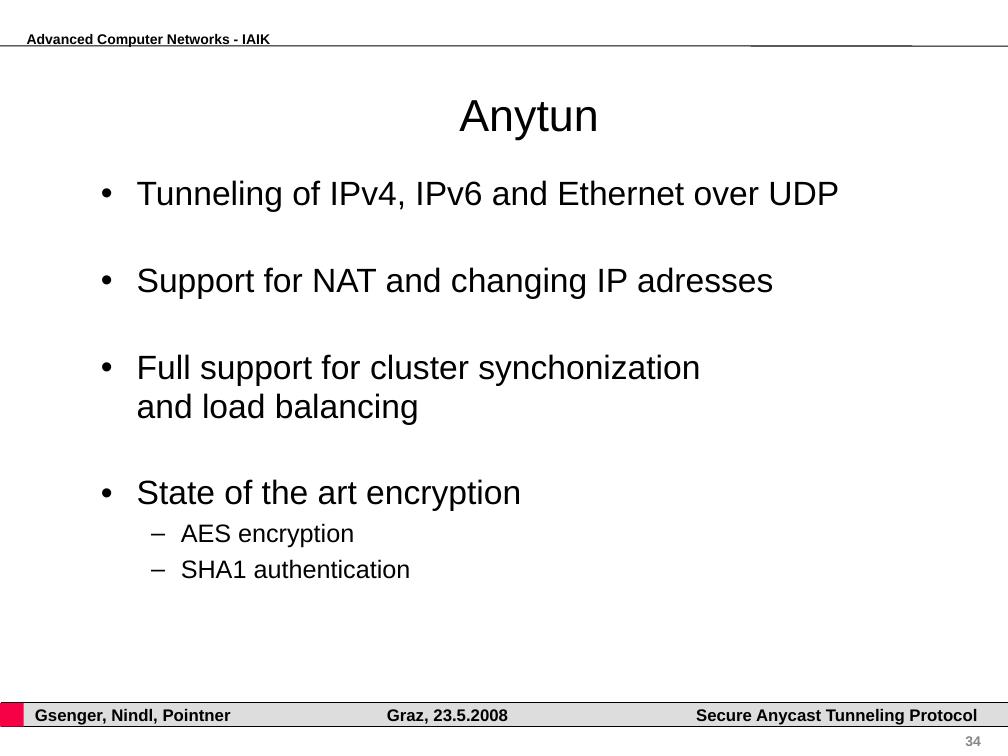
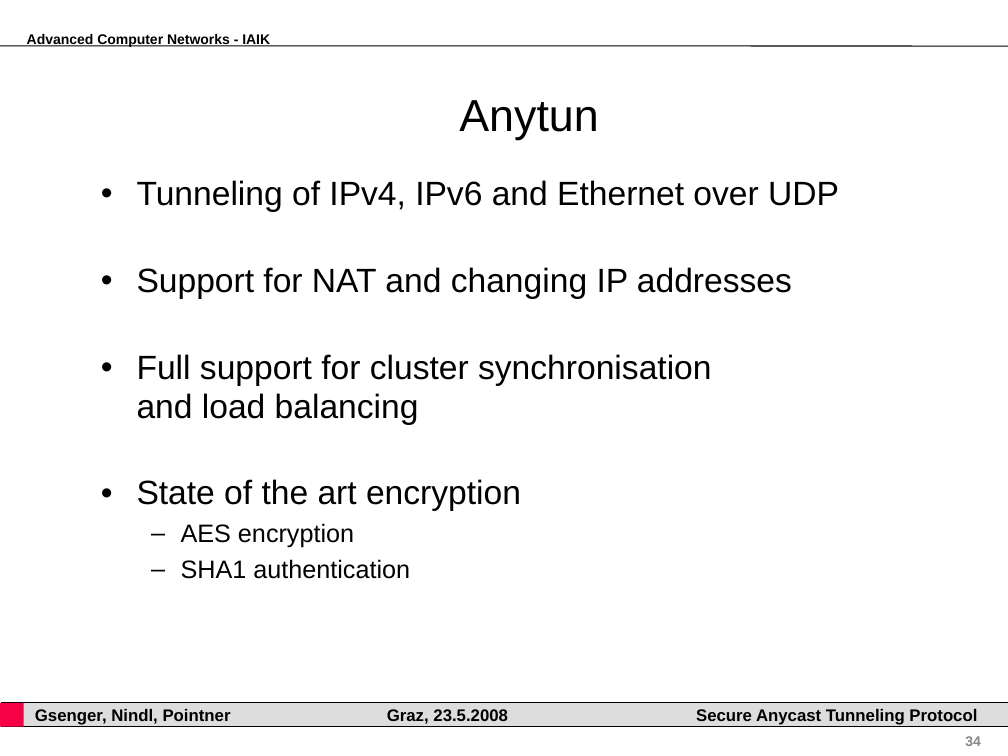
Before and after one commit to pyhedgehog/anytun, a slide deck: slide 34 of papers/acn.ppt. Drawn at 1008x756 pixels with LibreOffice and Linux fonts; fonts in the diff are those of the drawing; background and template pictures are left out. Boxes give left, top, right and bottom in pixels: in the first picture for what was removed or moved away, otherwise in the second. Text is boxed around its words. In the diff, an @@ line names an element or a change of style, - is before the commit and + after.

Commit message:
fixed some typo @ acn presention

```diff
--- a/papers/acn.ppt
+++ b/papers/acn.ppt
@@ text at [137, 180, 839, 579]: indent changed @@
@@ text at [137, 267, 792, 425]: text changed @@
-• Support for NAT and changing IP adresses
-• Full support for cluster synchonization
-  and load balancing
+• Support for NAT and changing IP addresses
+• Full support for cluster synchronisation
+  and load balancing
```
Also in this commit, not shown: 23 other slides changed.
